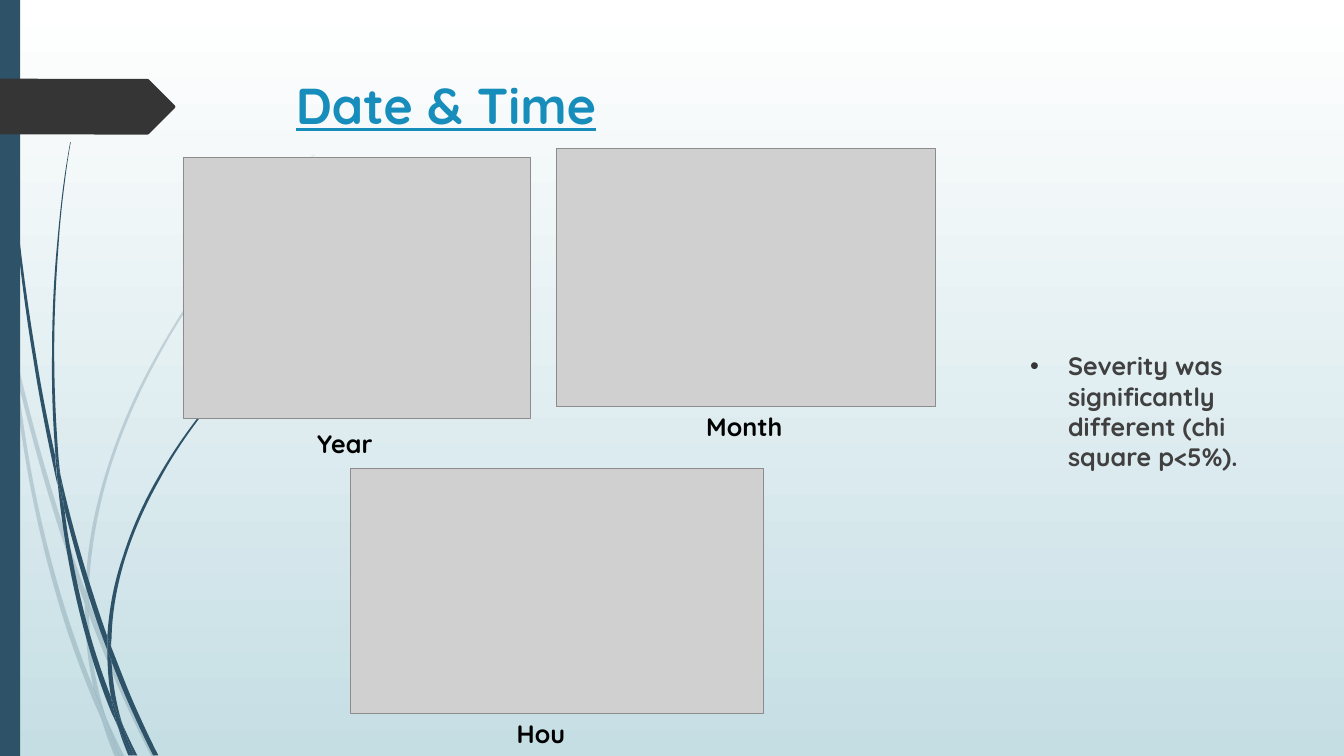
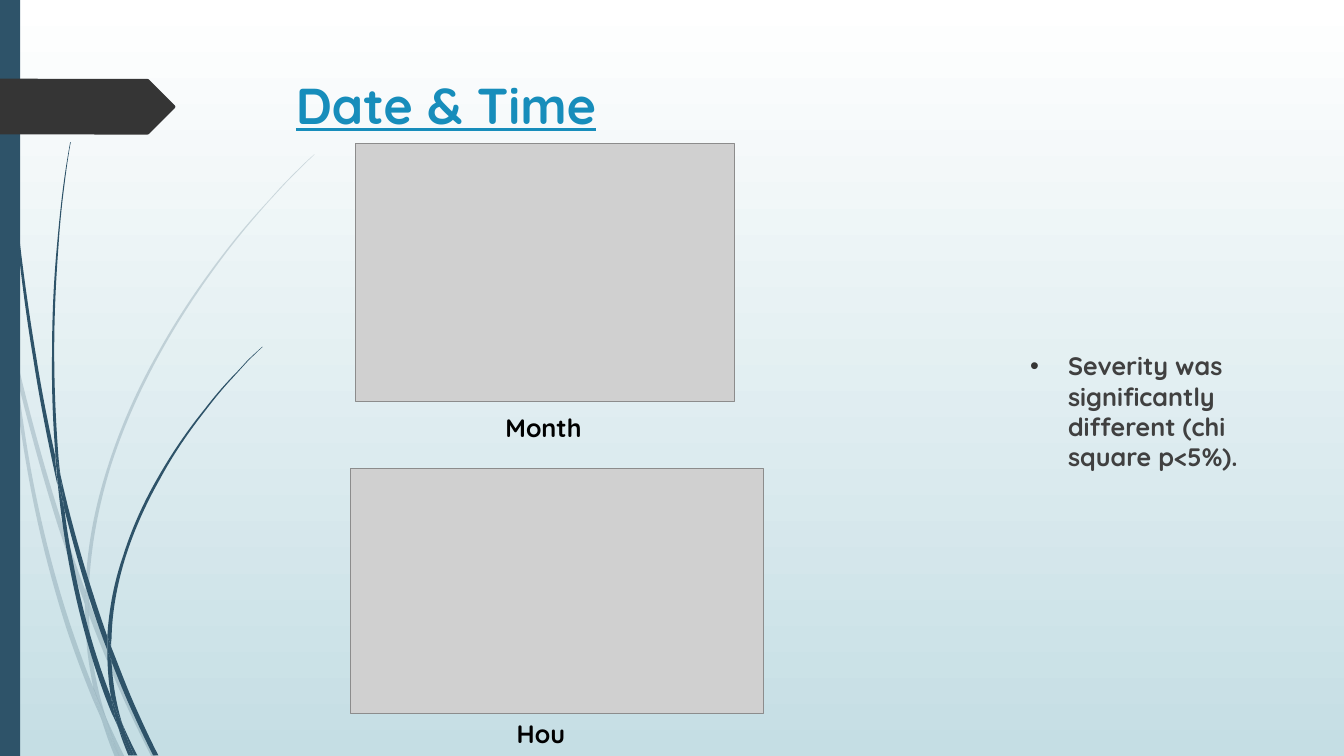
Before and after one commit to dr-askar/IBM_capstone, a slide deck: slide 13 of Predicting the severity of accidents.pptx. Drawn at 1344x756 pixels with LibreOffice and Linux fonts; fonts in the diff are those of the drawing; grey boxes stand for pictures. Boxes give left, top, right and bottom in pixels: in the first picture for what was removed or moved away, otherwise in the second. Text is boxed around its words. In the diff, an @@ line names an element or a change of style, - is before the commit and + after.

```diff
--- a/Predicting the severity of accidents.pptx
+++ b/Predicting the severity of accidents.pptx
@@ picture: place and size @@
-picture at [557, 149, 936, 407]
+picture at [356, 144, 735, 402]
@@ picture removed at [184, 157, 530, 418] @@
@@ text "Month": place and size @@
-text "Month" at [706, 417, 782, 437]
+text "Month" at [505, 418, 581, 438]
@@ text removed at [317, 435, 372, 454] @@
-Year
```
Also in this commit, not shown: 1 other slide changed, 2 slides added, 1 slide removed, 3 other files.
